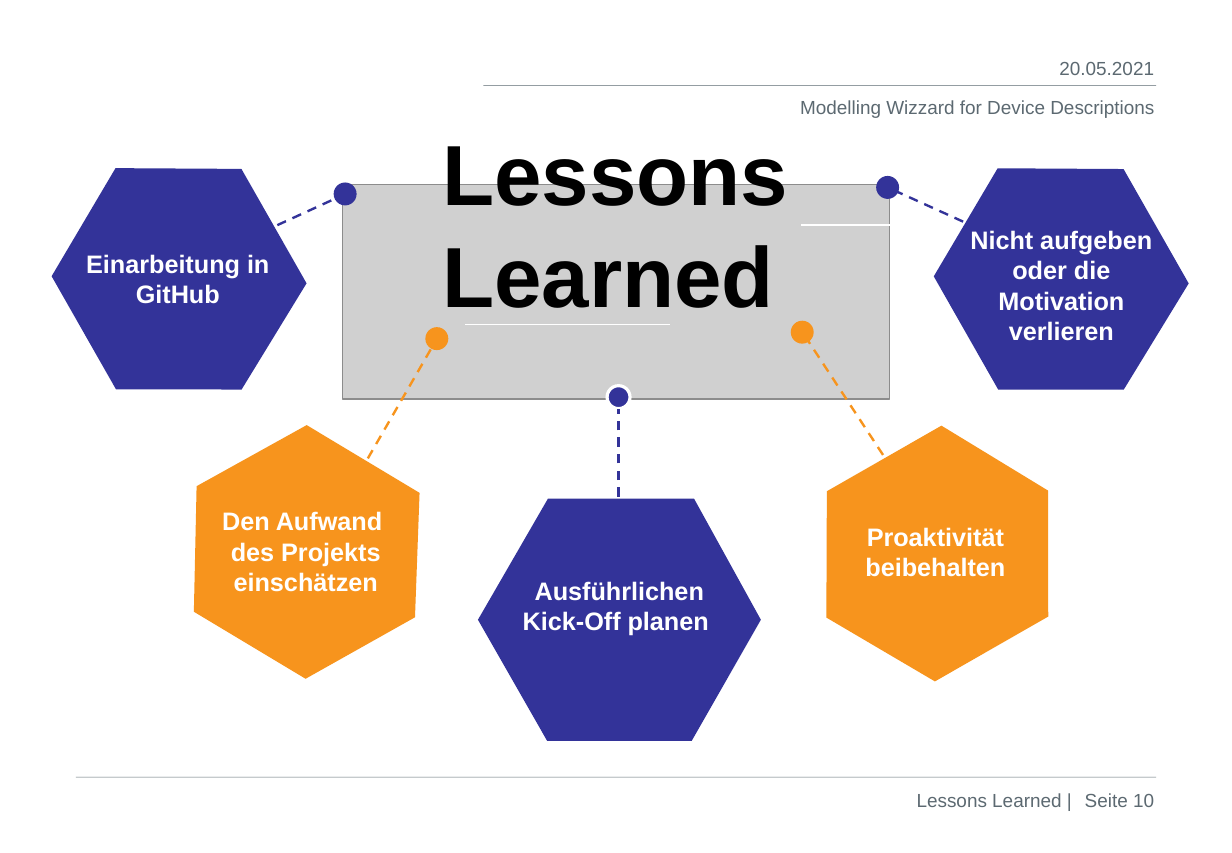
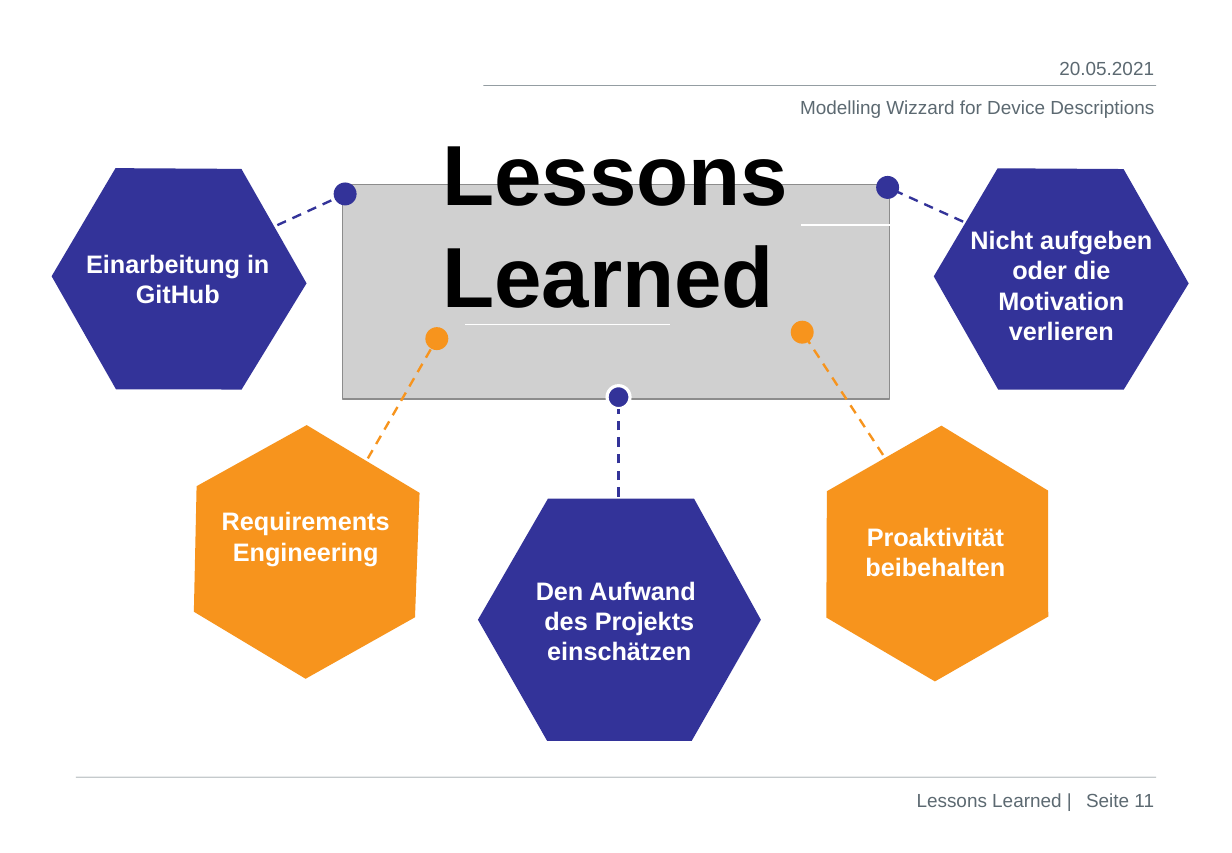
Before and after one commit to DekaAthlos/TINF19C-ModellingWizard, a slide deck: slide 11 of Projektleiter/Prasentation_4.Semester.pptx (slide 10 before the commit). Drawn at 1232x853 pixels with LibreOffice and Linux fonts; fonts in the diff are those of the drawing; grey boxes stand for pictures; background and template pictures are left out. Boxes give left, top, right and bottom in pixels: in the first picture for what was removed or moved away, otherwise in the second. Text is boxed around its words. In the diff, an @@ line names an element or a change of style, - is before the commit and + after.

```diff
--- a/Projektleiter/Prasentation_4.Semester.pptx
+++ b/Projektleiter/Prasentation_4.Semester.pptx
@@ text added at box(222, 511, 390, 566), 16 pt, text #FFFFFF, bold @@
+Requirements Engineering
@@ text "Den Aufwand": place and size @@
-text "Den Aufwand" at box(222, 511, 382, 592)
+text "Den Aufwand" at box(536, 581, 695, 661)
@@ text removed at box(523, 581, 709, 636) @@
-Ausführlichen Kick-Off planen
@@ page number at box(1086, 793, 1154, 807): text changed @@
-Seite 10
+Seite 11
```
Also in this commit, not shown: 5 other slides changed, 2 slides added.
